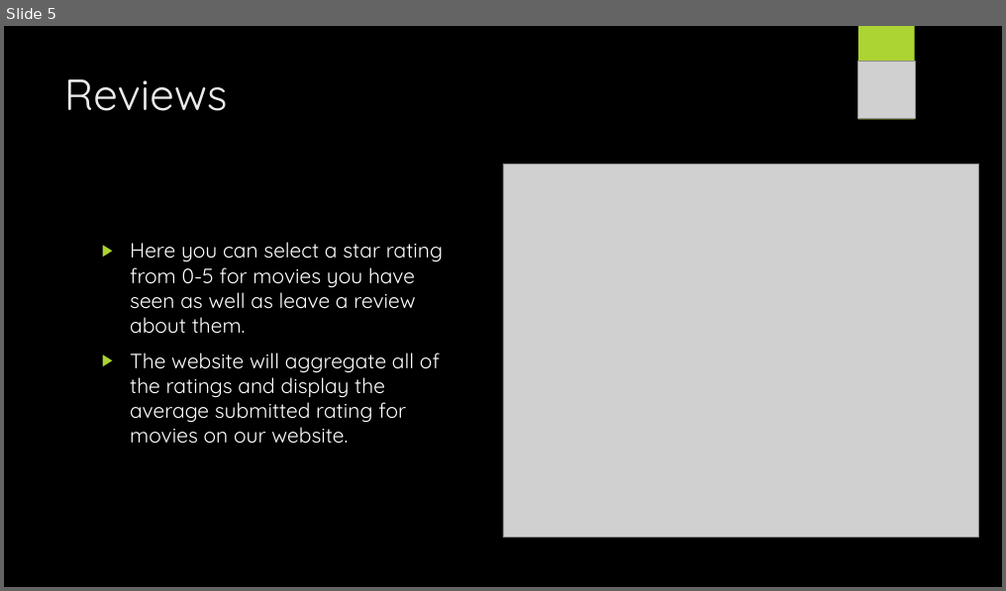
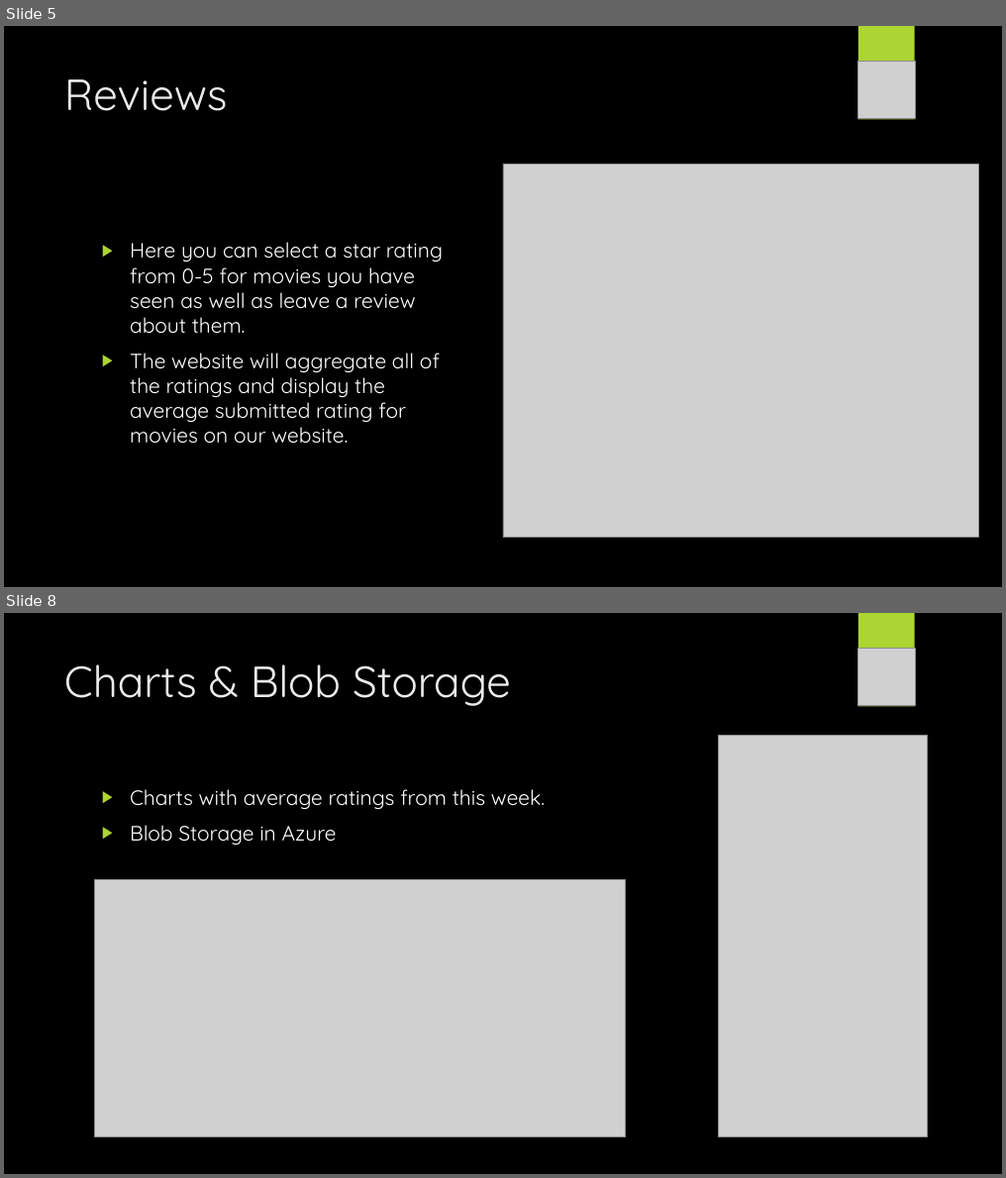
Before and after one commit to vladapple/MoonriseMovies, a slide deck: Files/MoonriseMoviesPresentation.pptx. Shown one above the other, each under a label of ours: slide 5 before the commit, slides 5 and 8 after it; the slides between them are not shown. The pictures are 1006x591 and 1006x1178 pixels, drawn with LibreOffice and Linux fonts; fonts in the diff are those of the drawing; grey boxes stand for pictures; background and template pictures are left out. Boxes give left, top, right and bottom in pixels: in the first picture for what was removed or moved away, otherwise in the second. Text is boxed around its words. In the diff, an @@ line names an element or a change of style, - is before the commit and + after.

```diff
--- a/Files/MoonriseMoviesPresentation.pptx
+++ b/Files/MoonriseMoviesPresentation.pptx
@@ slide 8 added at <box>4,613,1002,1174</box>, background picture (left out); not listed: 2 template elements that a slide beside it also shows @@
@@ title added at <box>64,664,511,706</box>, 42 pt, text #EBEBEB @@
+Charts & Blob Storage
@@ picture added at <box>857,649,915,706</box> @@
@@ picture added at <box>719,735,928,1138</box> @@
@@ text added at <box>130,789,545,846</box>, 20 pt, text #FFFFFF @@
+▶ Charts with average ratings from this week.
+▶ Blob Storage in Azure
@@ picture added at <box>94,879,626,1137</box> @@
```
Also in this commit, not shown: 5 slides changed, 7 other slides added, 8 slides removed.
